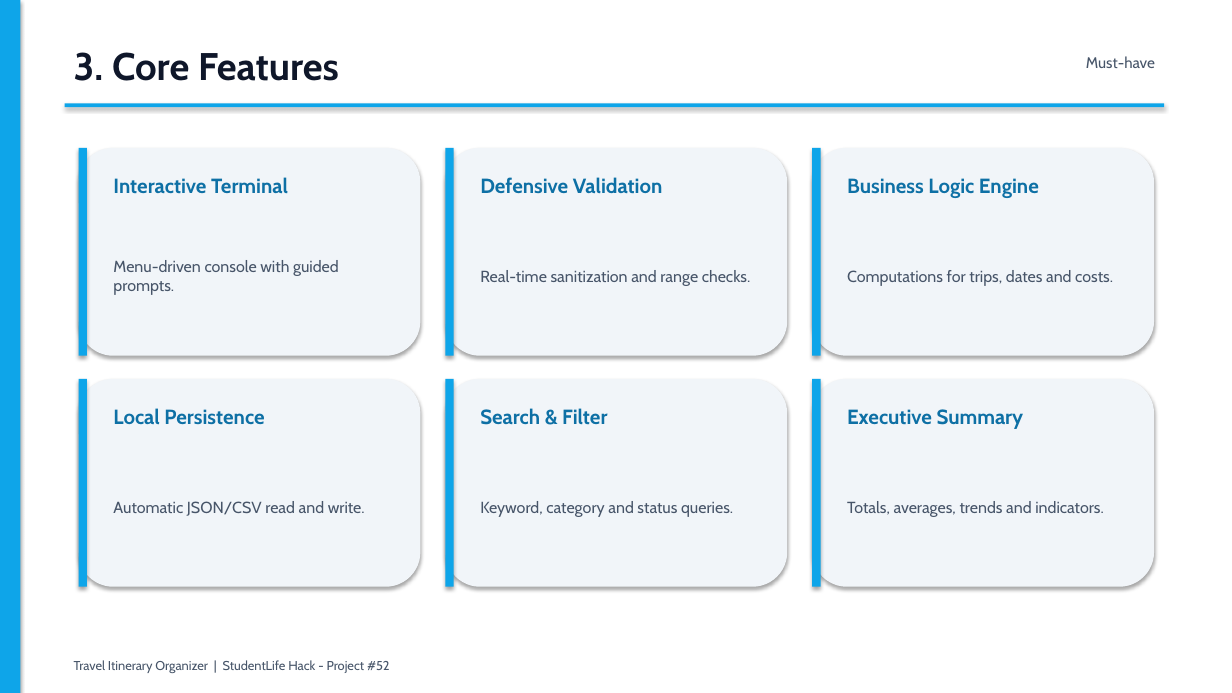
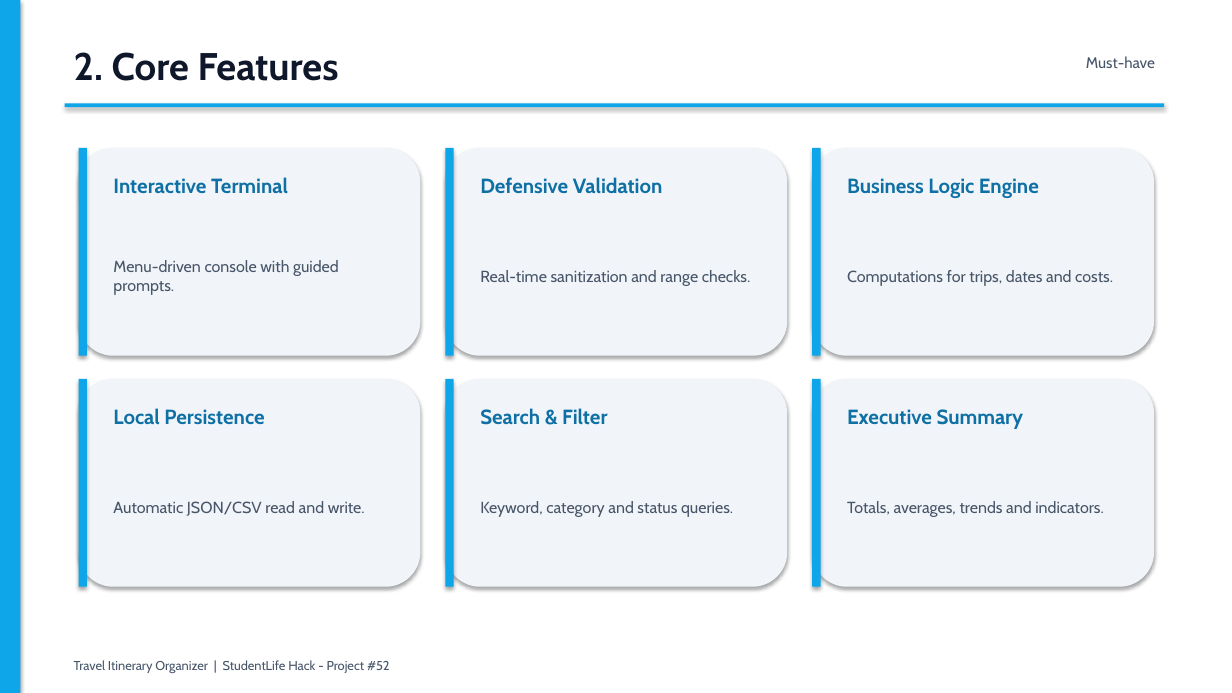
Before and after one commit to pottollaramcharangoud-maker/TravelItineraryOrganizer, a slide deck: slide 3 of TravelItineraryOrganizer_Presentation.pptx (slide 4 before the commit). Drawn at 1232x693 pixels with LibreOffice and Linux fonts; fonts in the diff are those of the drawing. Boxes give left, top, right and bottom in pixels: in the first picture for what was removed or moved away, otherwise in the second. Text is boxed around its words. In the diff, an @@ line names an element or a change of style, - is before the commit and + after.

```diff
--- a/TravelItineraryOrganizer_Presentation.pptx
+++ b/TravelItineraryOrganizer_Presentation.pptx
@@ text at [74, 52, 339, 81]: text changed @@
-3. Core Features
+2. Core Features
```
Also in this commit, not shown: 6 other slides changed, 1 slide added, 3 slides removed, 1 other file.
